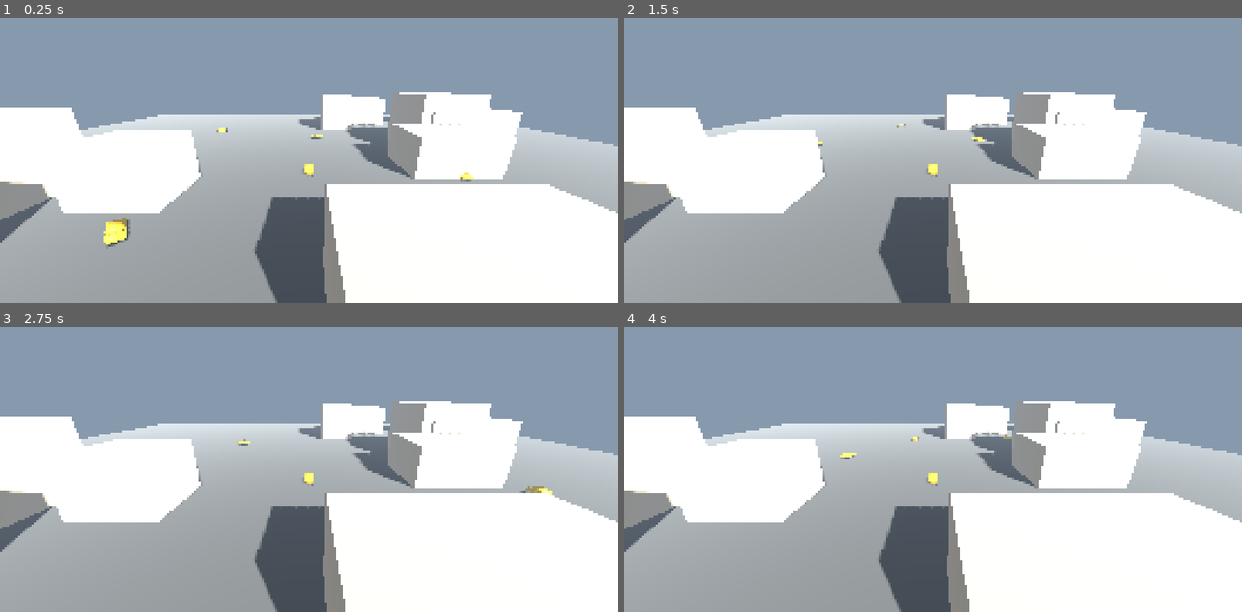
Above: before the commit, frames 1-4 (two rows, left to right).
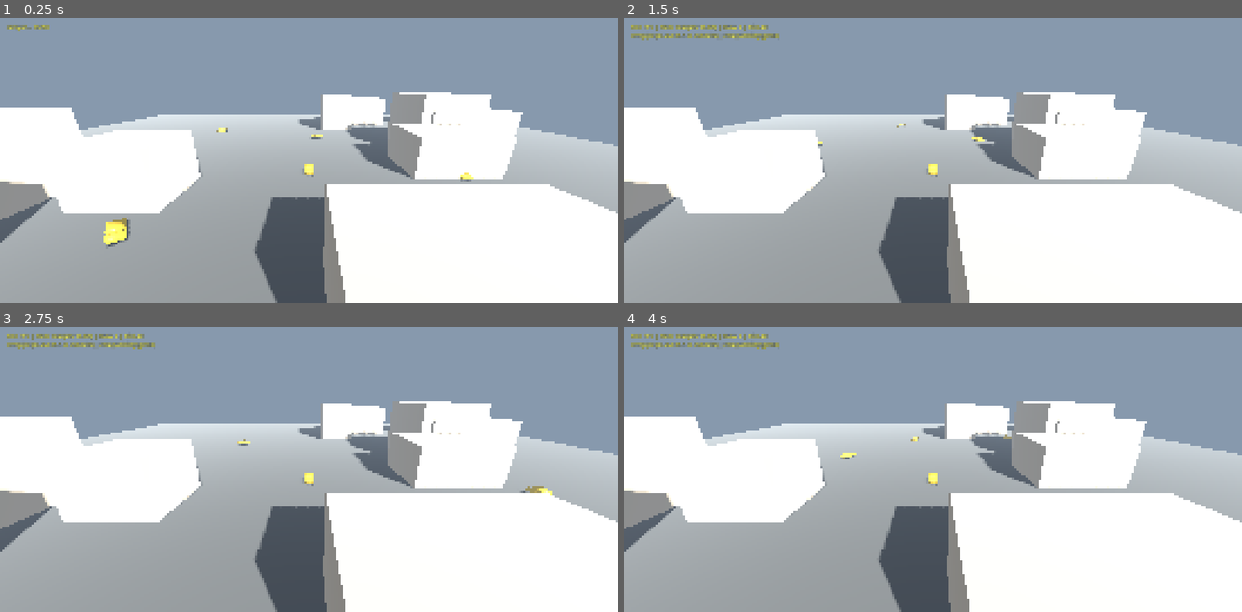
Above: after the commit, the same moments.

Repository: eraslan19j/Aslan
Game: Godot game, scene res://scenes/main.tscn
Two runs of this game, one before a commit and one after it. Both use one fixed random seed, a clock stepped at 60 frames per second and the inputs below.
Inputs (mouse positions are in pixels of both pictures, inside the frame that each line leads up to):
- Up to frame 1 (0.25 s): no input
- Up to frame 2 (1.5 s): move the mouse to (1068, 146) at 0.52 s; click (1068, 146) at 0.67 s; move the mouse to (809, 174) at 1.27 s; click (809, 174) at 1.42 s
- Up to frame 3 (2.75 s): move the mouse to (370, 406) at 2.02 s; click (370, 406) at 2.17 s
- Up to frame 4 (4 s): move the mouse to (902, 526) at 2.77 s; click (902, 526) at 2.92 s; move the mouse to (1118, 512) at 3.52 s; click (1118, 512) at 3.67 s

The runs differ from the first frame. In frame 1, 0.1% of the frame differs, in the area x 1-8%, y 2-5%; in frame 2, 0.7%, in the area x 1-26%, y 2-8%; in frame 3, 0.7%; in frame 4, 0.7%.
Error before the commit: Parse Error: Cannot infer the type of "p95" variable because the value doesn't have a set type. (res://scripts/perf_probe.gd:100)

Commit message:
fix(g1): GDScript tip hatası + release keystore (kaynakla doğrulandı)
CI annotation'ı iki gerçek engel gösterdi:

## 1. GDScript parse hatası (benim kodum)
  SCRIPT ERROR: Cannot infer the type of "p95" variable because the
                value doesn't have a set type.
Sebep: `sorted := _frame_ms.duplicate()` içindeki duplicate() dönüş
tipi çıkarılamıyor, dolayısıyla sorted[p95] de belirsiz kalıyordu.
Düzeltme: açık tip — `var sorted: Array[float]`, `var p95: float`.

## 2. Release keystore yok
  WARNING: Code Signing: Could not find release keystore, unable to export.
Kaynak doğrulama [kaynak kod incelendi]:
  platform/android/export/export_plugin.cpp:2227-2232
    keystore/debug, keystore/debug_user, keystore/debug_password
    keystore/release, keystore/release_user, keystore/release_password
  platform/android/export/export_plugin.h:47-52
    GODOT_ANDROID_KEYSTORE_RELEASE_PATH / _USER / _PASSWORD (ortam değişkeni)

İlk denemede uydurduğum `package/release_keystore_path` anahtarları
YANLIŞTI; kaynaktan doğru adlar alındı ve preset'e boş olarak yazıldı.
Keystore yolları CI'da ortam değişkeniyle veriliyor -> sır dosyada yok.

Ayrıca: editor_settings dosyasına yazma hack'i kaldırıldı, gerekmiyor.

Co-authored-by: arena-agent <297053741+arena-agent@users.noreply.github.com>

Diff:
--- a/godot/scripts/perf_probe.gd
+++ b/godot/scripts/perf_probe.gd
@@ -90,22 +90,24 @@
 			"gpu": _gpu_name(), "renderer": _renderer_name(),
 		}
 
-	var sorted := _frame_ms.duplicate()
+	var sorted: Array[float] = _frame_ms.duplicate()
 	sorted.sort()
 	var total := 0.0
-	for v in _frame_ms:
+	for v: float in _frame_ms:
 		total += v
 	var mean := total / float(n)
 
-	var p95 := sorted[mini(int(float(n) * 0.95), n - 1)]
-	var p99 := sorted[mini(int(float(n) * 0.99), n - 1)]
+	var i95: int = mini(int(float(n) * 0.95), n - 1)
+	var i99: int = mini(int(float(n) * 0.99), n - 1)
+	var p95: float = sorted[i95]
+	var p99: float = sorted[i99]
 
 	return {
 		"fps": 1000.0 / mean if mean > 0.0 else 0.0,
 		"mean_ms": mean,
 		"p95_ms": p95,
 		"p99_ms": p99,
-		"min_fps": 1000.0 / sorted[n - 1] if sorted[n - 1] > 0.0 else 0.0,
+		"min_fps": (1000.0 / sorted[n - 1]) if sorted[n - 1] > 0.0 else 0.0,
 		"draw_calls": int(Performance.get_monitor(Performance.RENDER_TOTAL_DRAW_CALLS_IN_FRAME)),
 		"triangles": int(Performance.get_monitor(Performance.RENDER_TOTAL_PRIMITIVES_IN_FRAME)),
 		"objects": int(Performance.get_monitor(Performance.RENDER_TOTAL_OBJECTS_IN_FRAME)),
Not shown, changed: godot/export_presets.cfg
